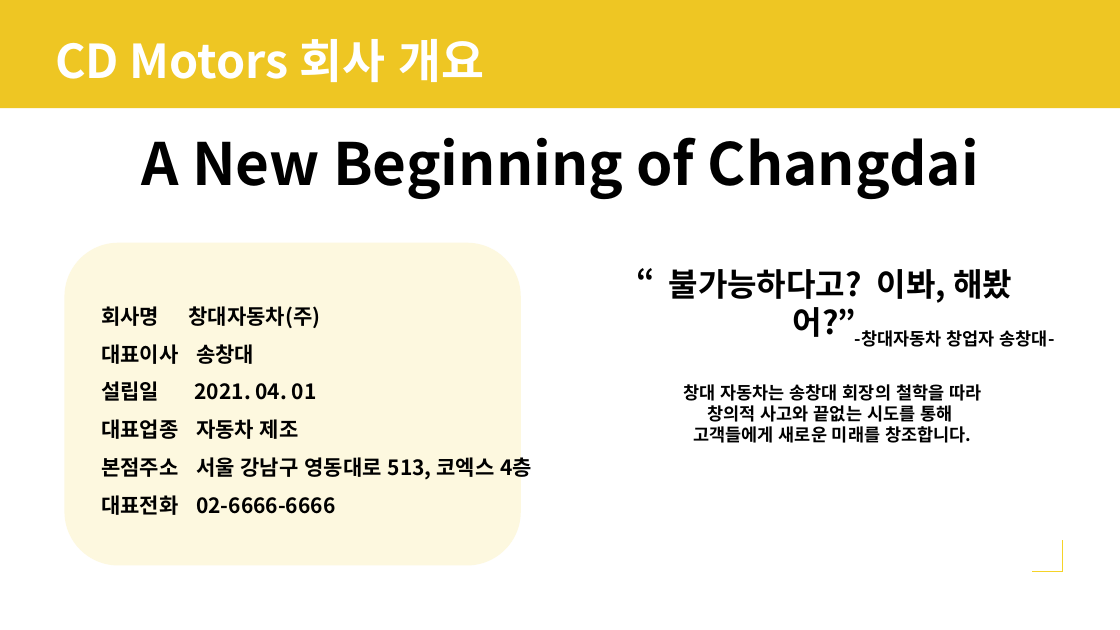
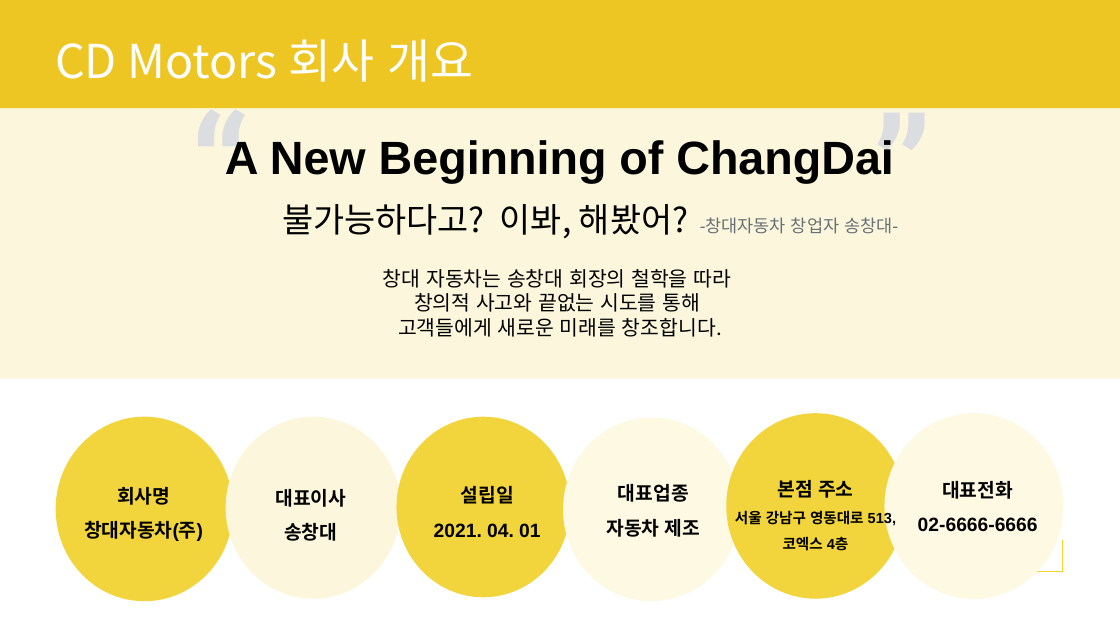
Before and after one commit to naniboy0923/SAP_Project, a slide deck: slide 5 of Document/프로젝트 수행계획서.pptx. Drawn at 1120x630 pixels with LibreOffice and Linux fonts; fonts in the diff are those of the drawing. Boxes give left, top, right and bottom in pixels: in the first picture for what was removed or moved away, otherwise in the second. Text is boxed around its words. In the diff, an @@ line names an element or a change of style, - is before the commit and + after.

```diff
--- a/Document/프로젝트 수행계획서.pptx
+++ b/Document/프로젝트 수행계획서.pptx
@@ title "CD Motors 회사 개요" at (55,39,473,82): bold off @@
@@ text added at (171,71,268,254), 250 pt, text #DCDDE0, bold @@
+“
@@ text added at (854,72,950,256), 250 pt, text #DCDDE0, bold @@
+”
@@ rectangle added at (0,106,1120,379), fill #FCF7DC @@
@@ text at (225,140,894,183): text changed; size 100 to 80 pt; font Noto Sans CJK KR to Arial @@
-A New Beginning of Changdai
+A New Beginning of ChangDai
@@ text at (282,204,688,239): text changed; size 55 to 58 pt; bold off @@
-“불가능하다고? 이봐, 해봤어?”
+불가능하다고? 이봐, 해봤어?
@@ text "-창대자동차 창업자 송창대-": place and size @@
-text "-창대자동차 창업자 송창대-" at (855,330,1055,347)
+text "-창대자동차 창업자 송창대-" at (700,217,898,234)
@@ text "-창대자동차 창업자 송창대-" at (700,217,898,234): font Noto Sans CJK KR to Arial, text colour #000000 to #686F76, bold off @@
@@ rounded rectangle removed at (64,243,521,565) @@
@@ text "창대 자동차는 송창대 회장의 철학을 ...": place and size @@
-text "창대 자동차는 송창대 회장의 철학을 ..." at (683,384,981,443)
+text "창대 자동차는 송창대 회장의 철학을 ..." at (383,269,732,337)
@@ text "창대 자동차는 송창대 회장의 철학을 ..." at (383,269,732,337): size 30 to 35 pt, bold off @@
@@ text removed at (101,306,532,515) @@
-회사명 창대자동차(주)
-대표이사 송창대
-설립일 2021. 04. 01
-대표업종 자동차 제조
-본점주소 서울 강남구 영동대로 513, 코엑스 4층
-대표전화 02-6666-6666
@@ ellipse added at (56,417,233,601), fill #F2D53D @@
@@ ellipse added at (226,417,401,598), fill #FCF7DC @@
@@ ellipse added at (396,417,570,597), fill #F2D53D @@
@@ ellipse added at (563,417,740,601), fill #FDF9E3 @@
@@ ellipse added at (726,413,905,599), fill #F2D53D @@
@@ ellipse added at (884,413,1063,599), fill #FDF9E3 @@
@@ text added at (84,487,203,541), 33 pt, text #000000, bold @@
+회사명
+창대자동차(주)
@@ text added at (275,489,346,541), 33 pt, text #000000, bold @@
+대표이사
+송창대
@@ text added at (434,486,540,537), 33 pt, text #000000, bold @@
+설립일
+2021. 04. 01
@@ text added at (606,484,700,537), 33 pt, text #000000, bold @@
+대표업종
+자동차 제조
@@ text added at (735,480,896,552), 25 pt, text #000000, bold @@
+본점 주소
+서울 강남구 영동대로 513,
+코엑스 4층
@@ text added at (918,481,1038,532), 33 pt, text #000000, bold @@
+대표전화
+02-6666-6666
```
Also in this commit, not shown: 18 other slides changed, 1 other file.
